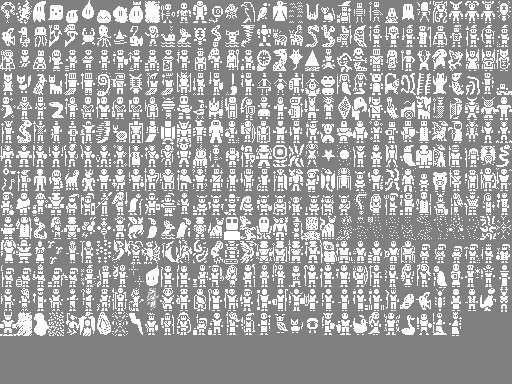
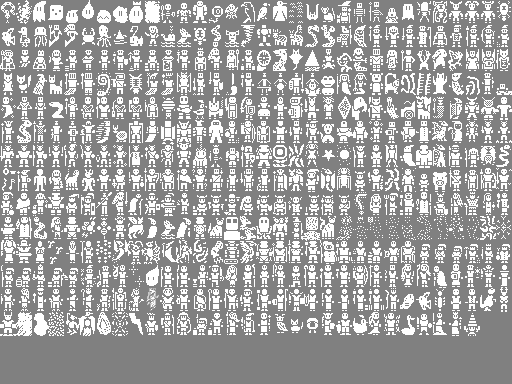
Layers edited between the first and the second 512 × 384 image:
painted on "creature_sprites.png" over bbox(464, 313, 480, 336)
